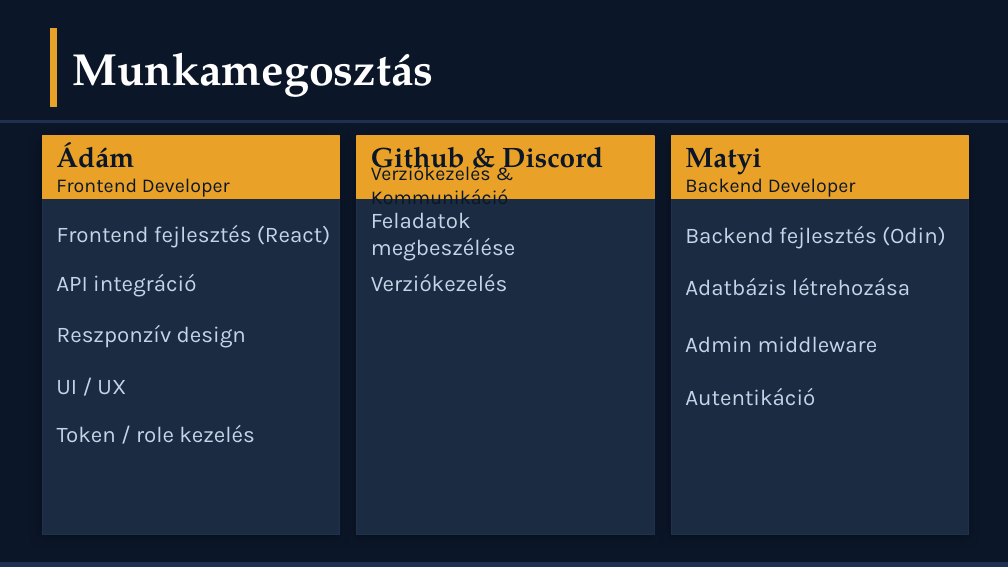
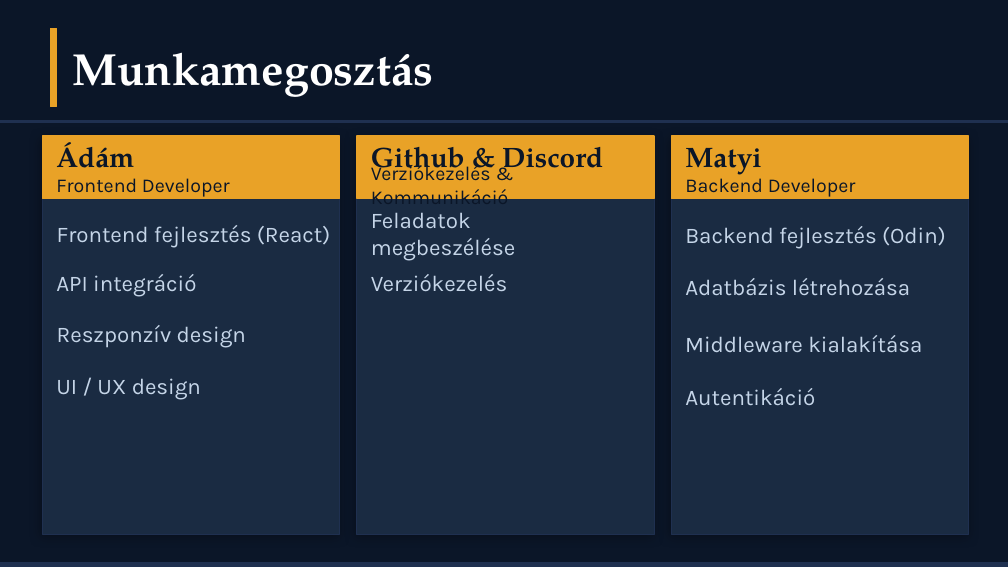
Before and after one commit to hihi-dotcom/CrossCountryBuilds_Webshop, a slide deck: slide 10 of doc/CrossCountryWebshop_Premium (1).pptx. Drawn at 1008x567 pixels with LibreOffice and Linux fonts; fonts in the diff are those of the drawing. Boxes give left, top, right and bottom in pixels: in the first picture for what was removed or moved away, otherwise in the second. Text is boxed around its words. In the diff, an @@ line names an element or a change of style, - is before the commit and + after.

```diff
--- a/doc/CrossCountryWebshop_Premium (1).pptx
+++ b/doc/CrossCountryWebshop_Premium (1).pptx
@@ text at (685, 335, 922, 352): text changed @@
-Admin middleware
+Middleware kialakítása
@@ text at (56, 378, 201, 400): text changed @@
-UI / UX
+UI / UX design
@@ text removed at (57, 425, 255, 442) @@
-Token / role kezelés
```
Also in this commit, not shown: 1 other slide changed.
